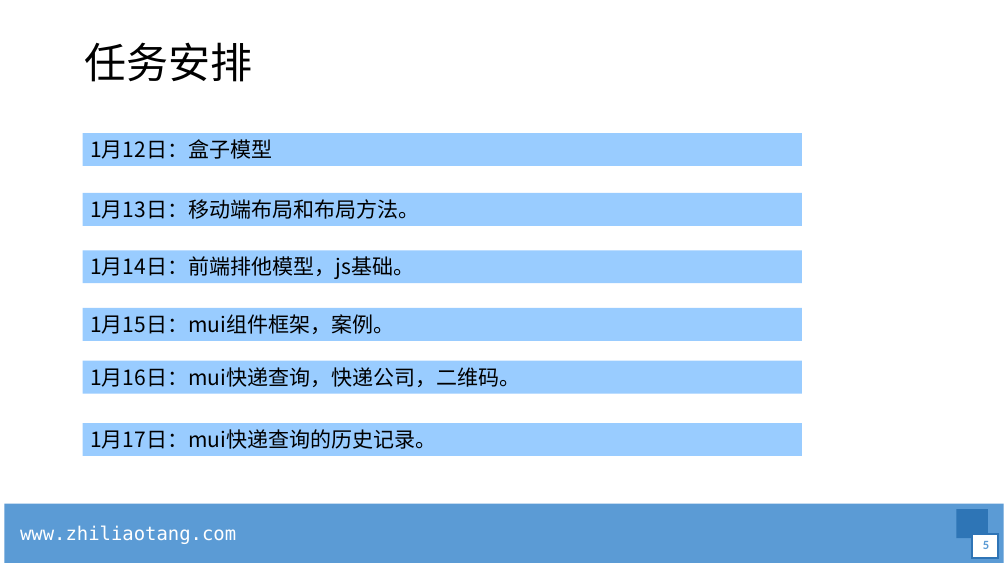
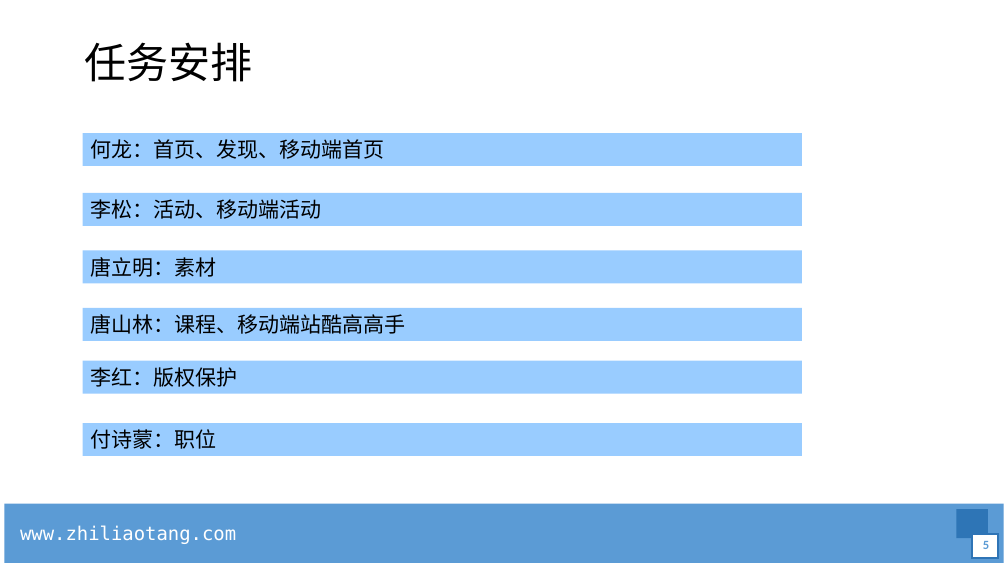
Before and after one commit to 6luckysong6/zhanku, a slide deck: slide 5 of 项目考核.pptx. Drawn at 1008x567 pixels with LibreOffice and Linux fonts; fonts in the diff are those of the drawing; background and template pictures are left out. Boxes give left, top, right and bottom in pixels: in the first picture for what was removed or moved away, otherwise in the second. Text is boxed around its words. In the diff, an @@ line names an element or a change of style, - is before the commit and + after.

```diff
--- a/项目考核.pptx
+++ b/项目考核.pptx
@@ text in rectangle at <box>90,139,384,159</box>: text changed @@
-1月12日：盒子模型
+何龙：首页、发现、移动端首页
@@ text in rectangle at <box>90,199,321,219</box>: text changed @@
-1月13日：移动端布局和布局方法。
+李松：活动、移动端活动
@@ text in rectangle at <box>90,257,216,277</box>: text changed @@
-1月14日：前端排他模型，js基础。
+唐立明：素材
@@ text in rectangle at <box>90,314,405,334</box>: text changed @@
-1月15日：mui组件框架，案例。
+唐山林：课程、移动端站酷高高手
@@ text in rectangle at <box>90,367,237,387</box>: text changed @@
-1月16日：mui快递查询，快递公司，二维码。
+李红：版权保护
@@ text in rectangle at <box>90,429,216,449</box>: text changed @@
-1月17日：mui快递查询的历史记录。
+付诗蒙：职位
```
Also in this commit, not shown: 4 other slides changed, 1 slide added, 2 slides removed, 2 other files.
